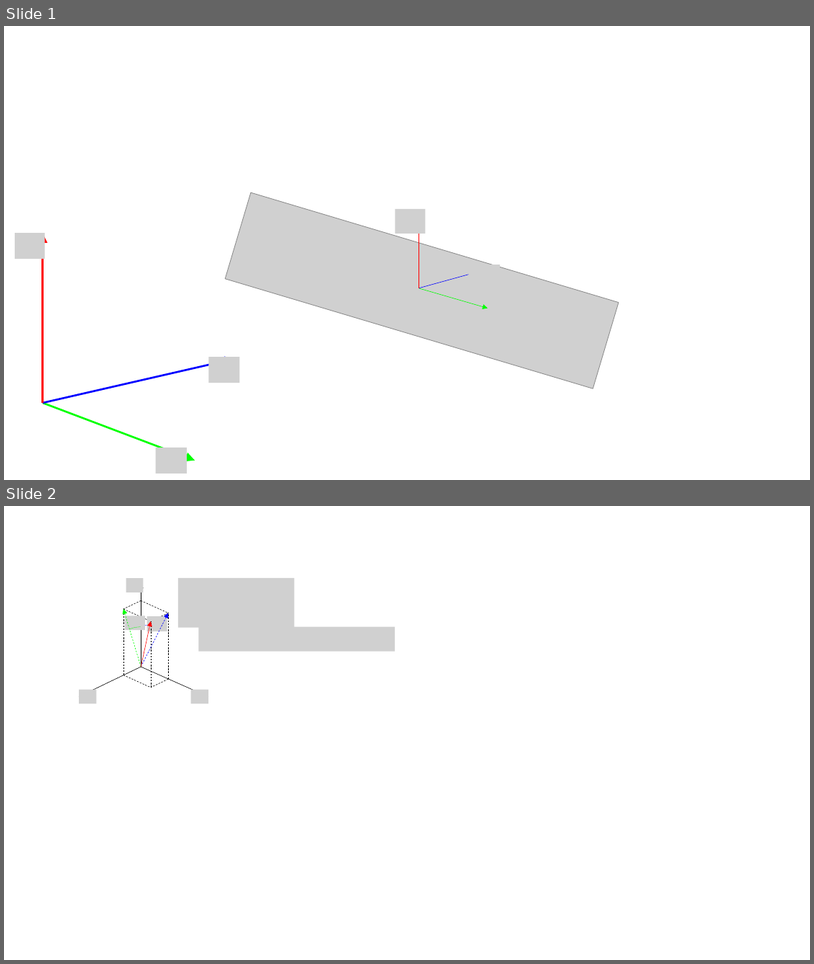
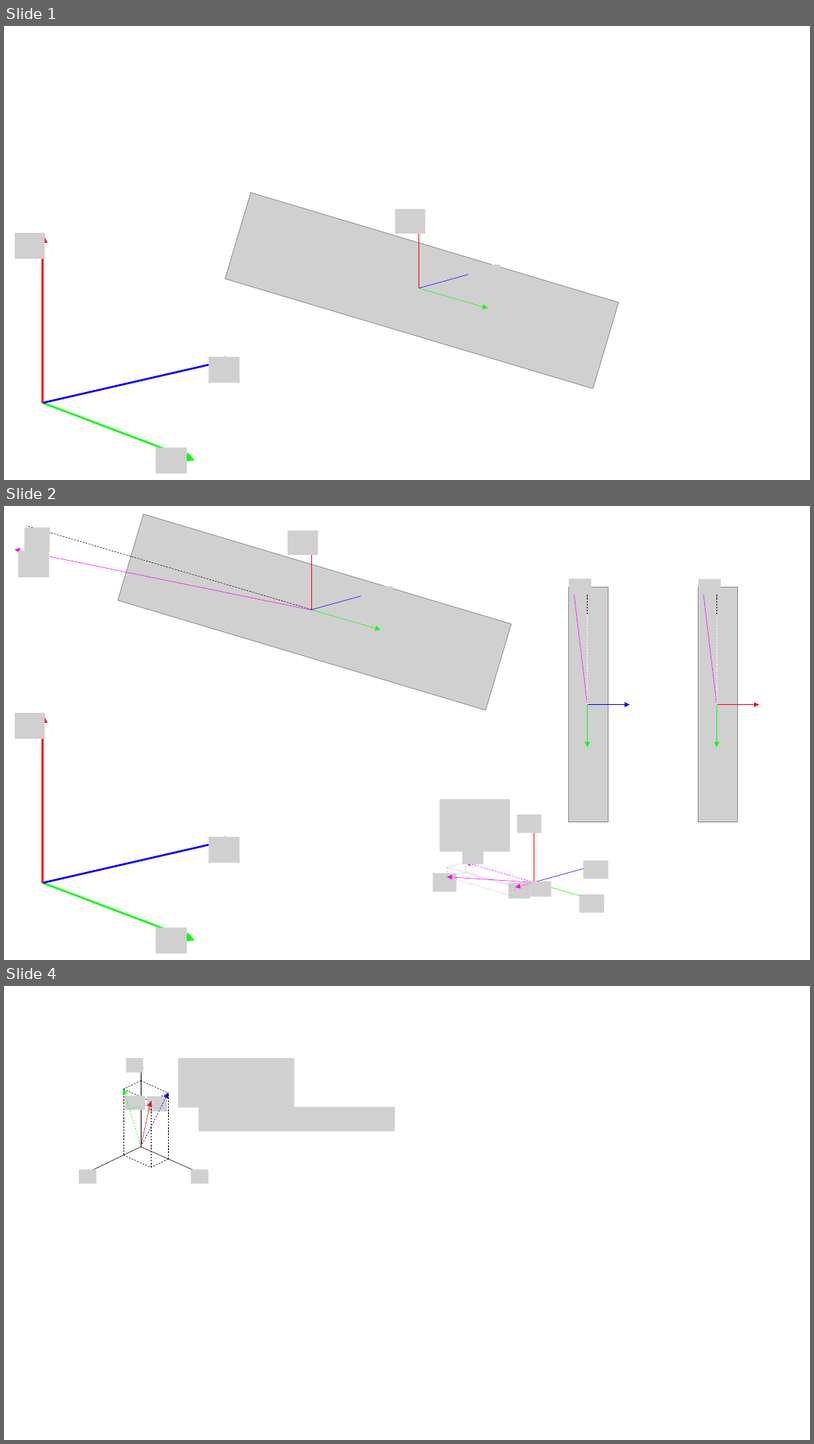
Before and after one commit to jborek51/Model_Rocket_Simulation, a slide deck: Documentation/rocketDiagrams.pptx. Shown one above the other, each under a label of ours: slides 1 and 2 before the commit, slides 1, 2 and 4 after it; the slides between them are not shown. The pictures are 814x964 and 814x1444 pixels, drawn with LibreOffice and Linux fonts; fonts in the diff are those of the drawing; grey boxes stand for pictures. Boxes give left, top, right and bottom in pixels: in the first picture for what was removed or moved away, otherwise in the second. Text is boxed around its words. In the diff, an @@ line names an element or a change of style, - is before the commit and + after.

```diff
--- a/Documentation/rocketDiagrams.pptx
+++ b/Documentation/rocketDiagrams.pptx
@@ slide 2 added at (x1=4, y1=506, x2=810, y2=960), background #FFFFFF @@
@@ group added at (x1=15, y1=514, x2=512, y2=710): 5 pictures, 4 arrows, 1 line, 1 freeform shape @@
@@ picture added at (x1=18, y1=551, x2=49, y2=577) @@
@@ group added at (x1=569, y1=579, x2=759, y2=822): 6 arrows, 4 pictures, 4 lines @@
@@ group added at (x1=15, y1=713, x2=240, y2=953): 3 arrows, 3 pictures @@
@@ group added at (x1=433, y1=799, x2=608, y2=913): 9 lines, 8 pictures, 6 arrows @@
@@ what was slide 2 is now slide 4 @@
```
Also in this commit, not shown: 2 other slides added, 19 other files.
